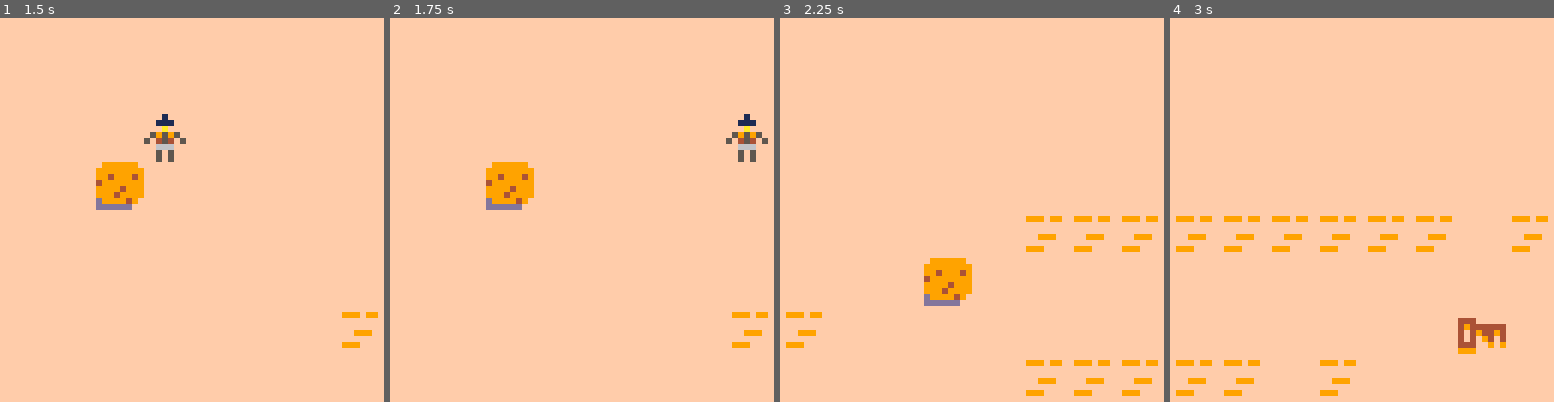
Above: before the commit, frames 1-4 (left to right).
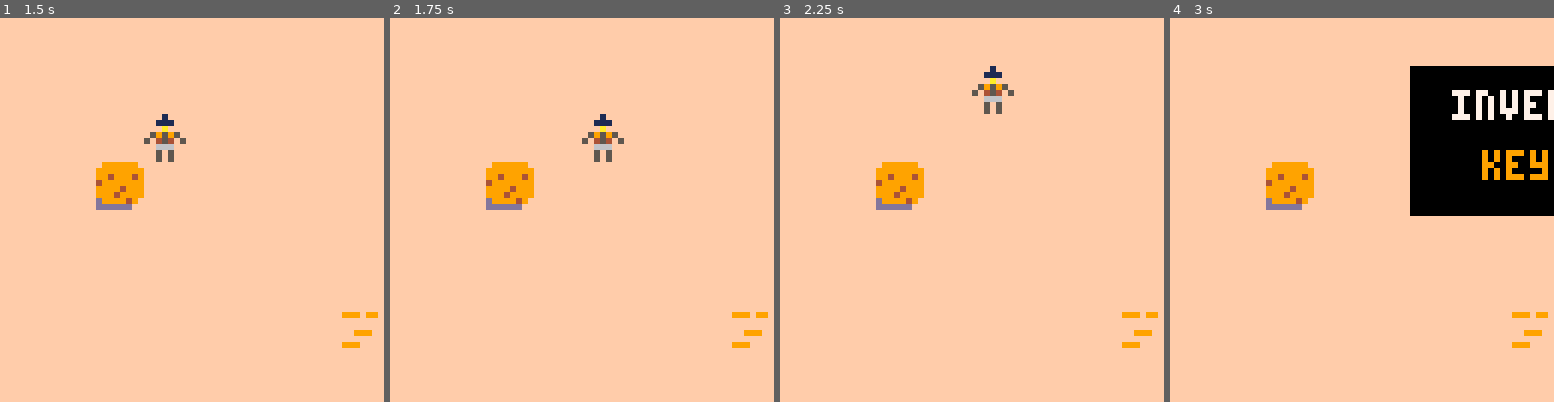
Above: after the commit, the same moments.

Repository: EmilieRobert33/LOWREZJAM
Game: PICO-8 cartridge testadventure.p8
Same seed, same stepped clock (60 frames per second), same inputs: the game is played once before the commit and once after it.
Inputs:
- Up to frame 1 (1.5 s): tap X (X key) at 0.33, 1.07 s
- Up to frame 2 (1.75 s): hold Right from 1.6 s (still down)
- Up to frame 3 (2.25 s): tap X (X key) at 1.85 s; release Right at 2.1 s; hold Up from 2.15 s (still down)
- Up to frame 4 (3 s): release Up at 2.42 s; hold Right from 2.47 s (still down); tap X (X key) at 2.97 s

Frame 1 is identical in both runs. In frame 2, 1.1% of the frame differs, in the area x 50-99%, y 25-38%; in frame 3, 5.6%; in frame 4, 20%, in the area x 1-100%, y 12-99%.

Commit message:
ajustement suivit de camera - prochaine etape player en sprite

Diff:
--- a/testadventure.p8
+++ b/testadventure.p8
@@ -51,9 +51,9 @@
 	-- sur la map
 	mapx=flr(p.x/8)*8
 	mapy=flr(p.y/8)*8
-	camera(mapx*4,mapy*4)
-
-	map(0,0,0,0,127,63)
+	camera(mapx*8,mapy*8)
+
+	map(0,0,0,0,63,31)
 end
 
 function is_tile(tile_type,x,y)
@@ -109,10 +109,10 @@
 	newx=p.x
 	newy=p.y
 
-	if(btn(⬅️)) newx-=1
-	if(btn(➡️)) newx+=1
-	if(btn(⬆️)) newy-=1
-	if(btn(⬇️)) newy+=1
+	if(btnp(⬅️)) newx-=1
+	if(btnp(➡️)) newx+=1
+	if(btnp(⬆️)) newy-=1
+	if(btnp(⬇️)) newy+=1
 
 	interact(newx,newy)
 
